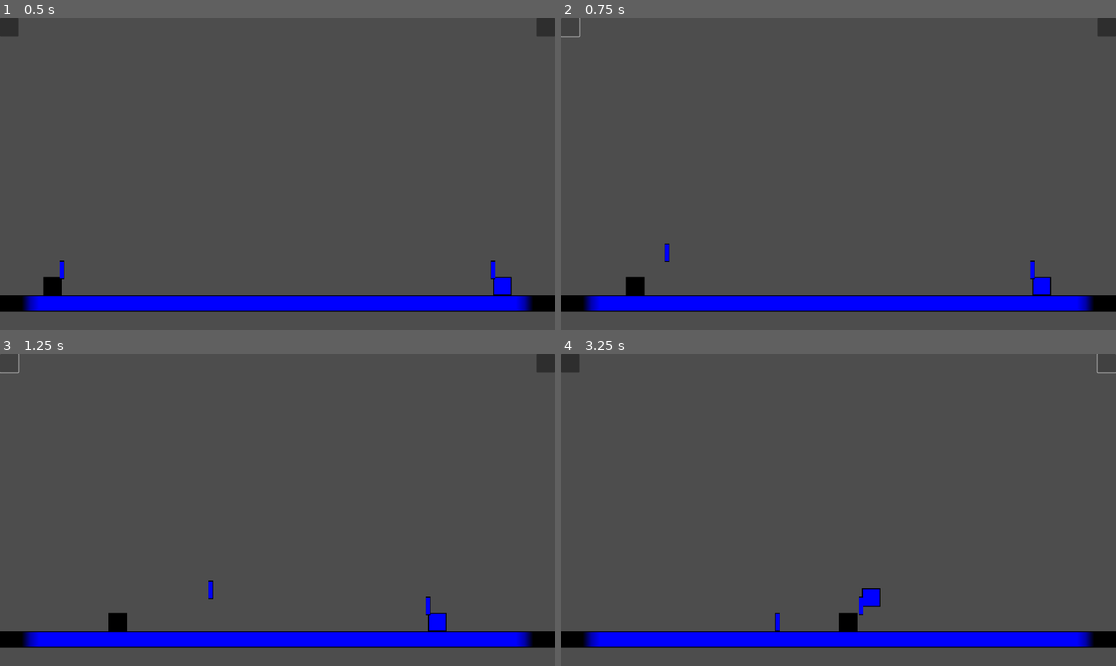
Above: before the commit, frames 1-4 (two rows, left to right).
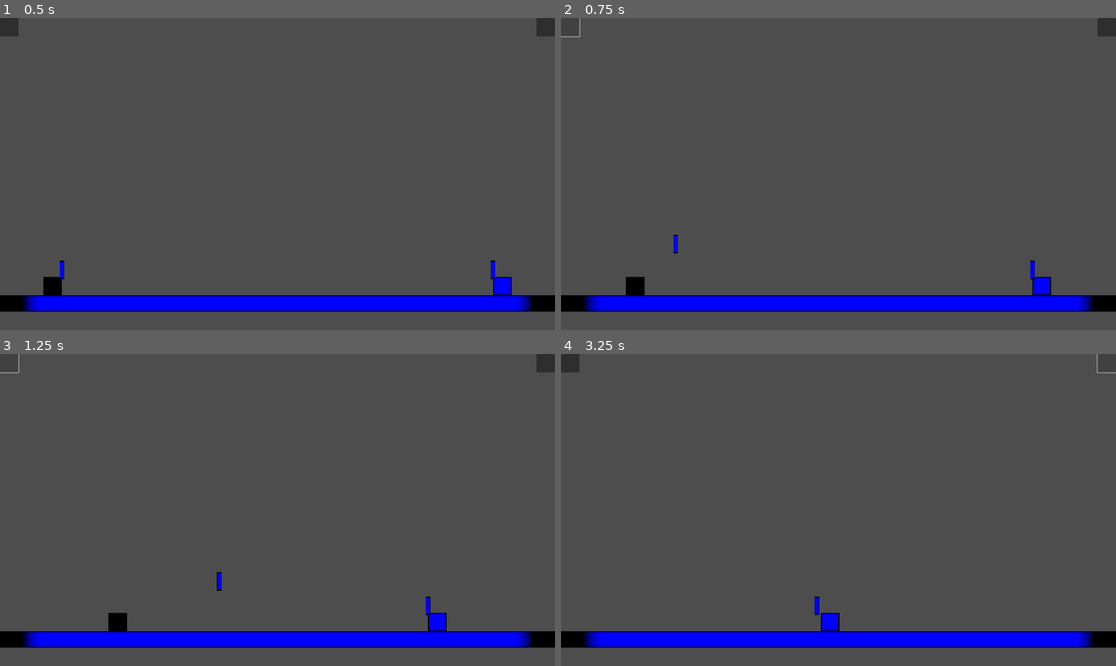
Above: after the commit, the same moments.

Repository: ra314/micro-swords
Game: Godot game, scene res://Main.tscn
Two runs of this game, one before a commit and one after it. Both use one fixed random seed, a clock stepped at 60 frames per second and the inputs below.
Inputs (mouse positions are in pixels of both pictures, inside the frame that each line leads up to):
- Up to frame 1 (0.5 s): no input
- Up to frame 2 (0.75 s): click (572, 27) at 0.5 s
- Up to frame 3 (1.25 s): no input
- Up to frame 4 (3.25 s): click (1104, 363) at 1.25 s; click (572, 363) at 2 s; click (1104, 363) at 2.75 s

Frame 1 is identical in both runs. In frame 2, 0.1% of the frame differs, in the area x 18-22%, y 69-79%; in frame 3, 0.1%; in frame 4, 0.7%, in the area x 38-58%, y 75-89%.
Error after the commit: Invalid access to property or key 'held_item' on a base object of type 'null instance'. (res://Main.gd:60)

Commit message:
I still dont know, but for some reason the sword refuses to move after being thrown.

Diff:
--- a/Main.gd
+++ b/Main.gd
@@ -65,5 +65,7 @@
 	print($Blue.collision_mask)
 	print($Sword1.collision_mask)
 	print($Sword2.collision_mask)
-
-	print("THU")
+	print($Black.held_item)
+	print($Blue.held_item)
+	print($Sword1.state)
+	print($Sword2.state)
--- a/Sword.gd
+++ b/Sword.gd
@@ -42,6 +42,9 @@
 	elif state == ENUMS.SWORD_STATE.HELD:
 		position += (velocity*delta)
 
+	if name == "Sword1":
+		print(velocity)
+
 func detect_swordsman_collision():
 	for i in get_slide_collision_count():
 		var collider = get_slide_collision(i).get_collider()
--- a/Swordsman.gd
+++ b/Swordsman.gd
@@ -88,9 +88,9 @@
 func pickup_sword(sword: Sword):
 	held_item = sword.sword_name
 	update_held_sword_location(sword)
+	root.update_collision_between_grounded_swords_and_empty_swordsmen()
 	sword.state = ENUMS.SWORD_STATE.HELD
 	sword.direction = direction
-	root.update_collision_between_grounded_swords_and_empty_swordsmen()
 
 func action():
 	# JUMP
@@ -112,5 +112,7 @@
 
 		# Perform throw
 		sword.action(direction)
+		sword.position.y -= 30
+		sword.position.x += 30
 
 		root.debug_collision_print()
